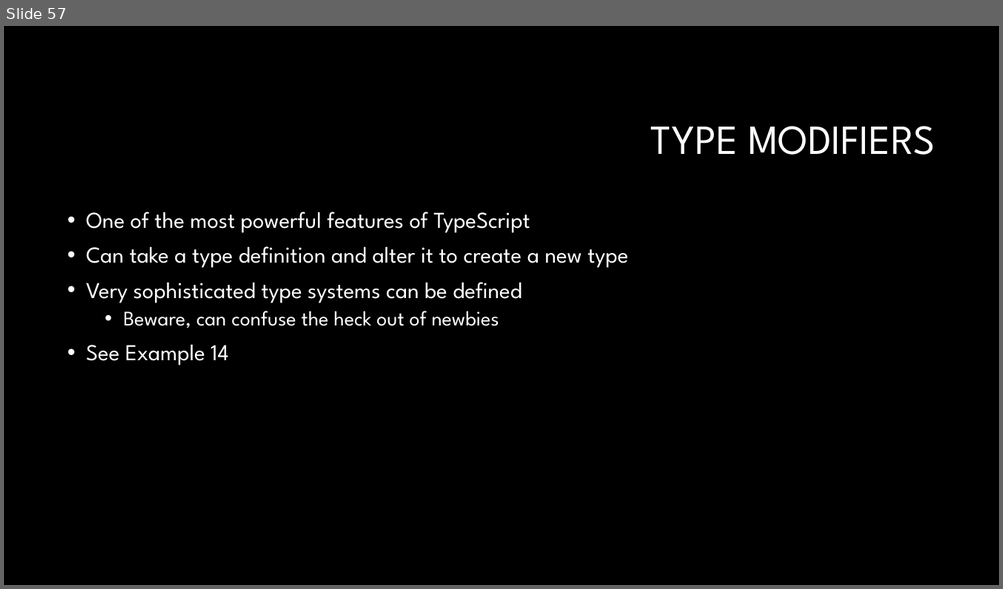
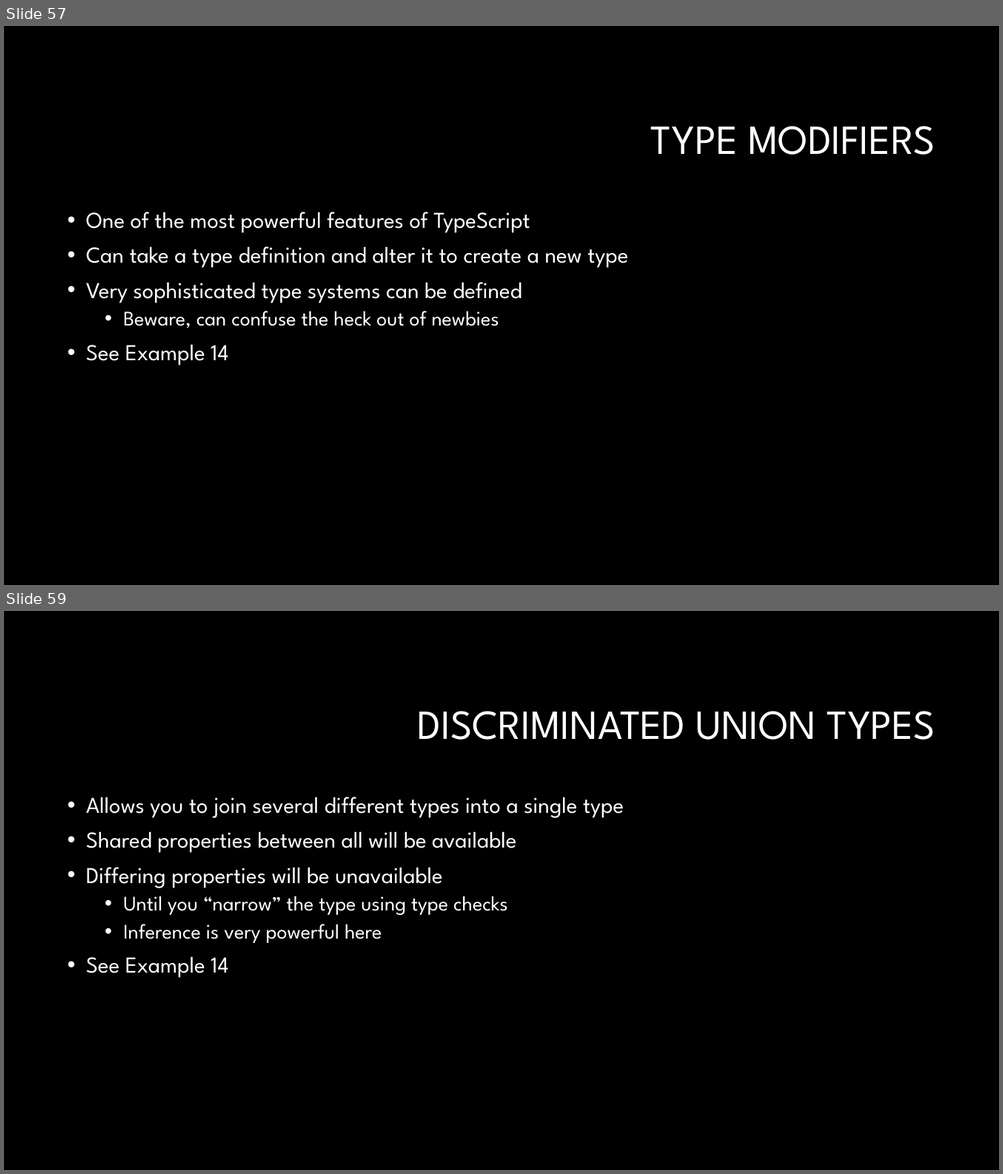
Before and after one commit to RonPenton/intro-to-typescript, a slide deck: Web development with Typescript.pptx. Shown one above the other, each under a label of ours: slide 57 before the commit, slides 57 and 59 after it; the slides between them are not shown. The pictures are 1003x589 and 1003x1174 pixels, drawn with LibreOffice and Linux fonts; fonts in the diff are those of the drawing; background and template pictures are left out. Boxes give left, top, right and bottom in pixels: in the first picture for what was removed or moved away, otherwise in the second. Text is boxed around its words. In the diff, an @@ line names an element or a change of style, - is before the commit and + after.

Commit message:
advanced types

```diff
--- a/Web development with Typescript.pptx
+++ b/Web development with Typescript.pptx
@@ slide 59 added at (x1=4, y1=611, x2=999, y2=1170), background #000000 @@
@@ title added at (x1=418, y1=711, x2=935, y2=740), 40 pt, text #FFFFFF @@
+DISCRIMINATED UNION TYPES
@@ text added at (x1=86, y1=797, x2=623, y2=978), 22 pt, text #FFFFFF @@
+• Allows you to join several different types into a single type
+• Shared properties between all will be available
+• Differing properties will be unavailable
+  • Until you “narrow” the type using type checks
+  • Inference is very powerful here
+• See Example 14
```
Also in this commit, not shown: 1 other slide added, 8 other files.
